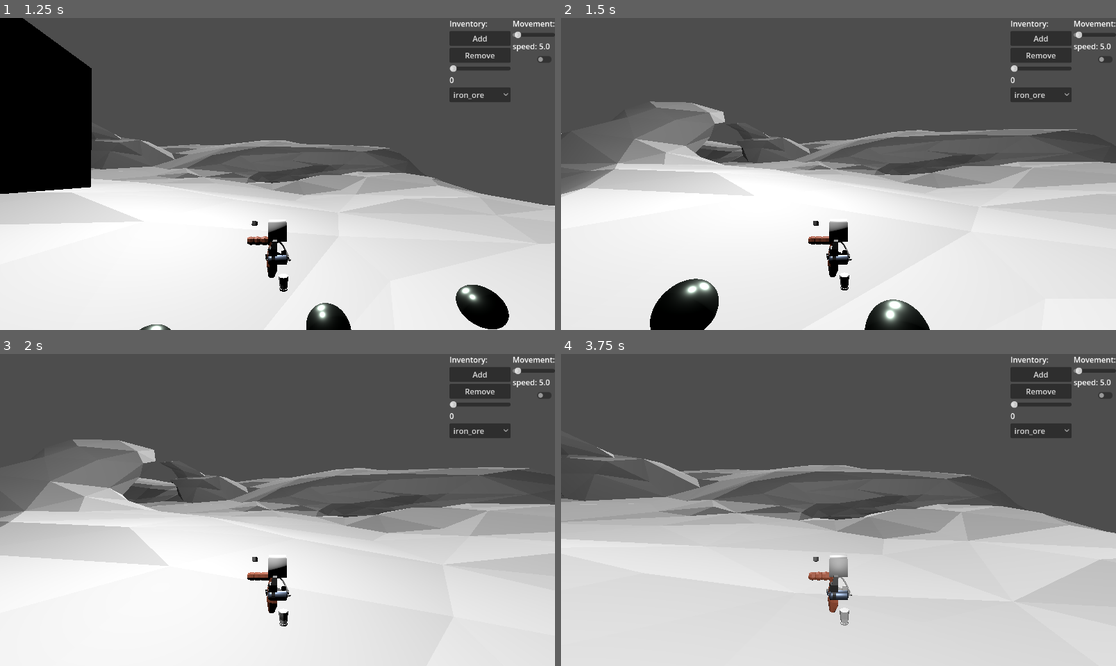
Above: before the commit, frames 1-4 (two rows, left to right).
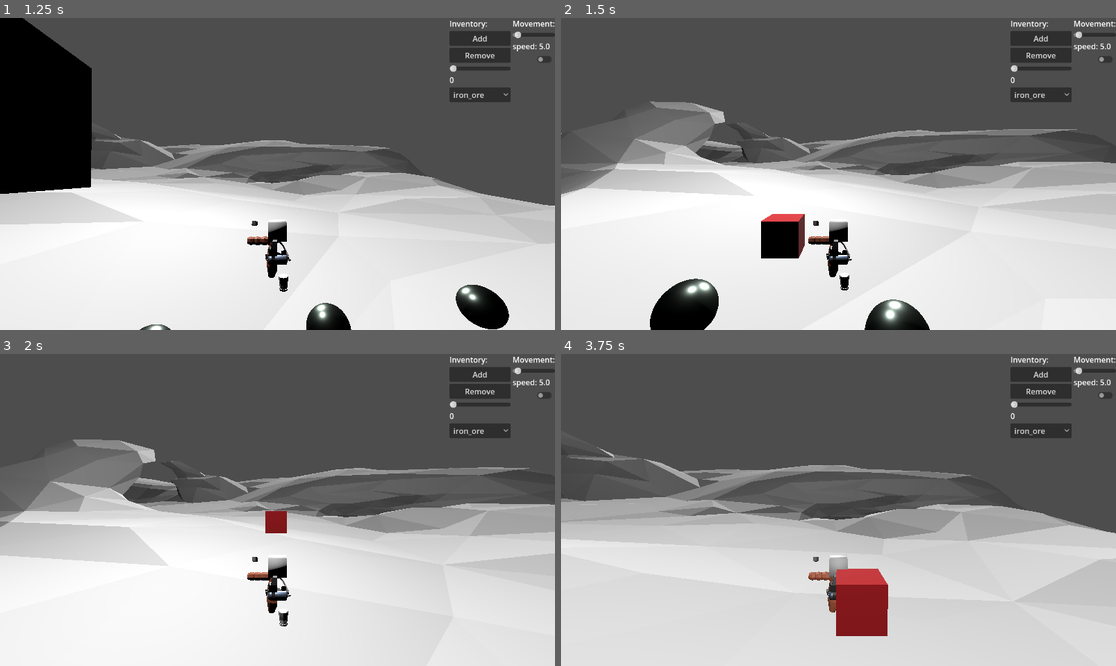
Above: after the commit, the same moments.

Repository: FyX0X/firkx-game-jam
Game: Godot game, scene res://main.tscn
Two runs of this game, one before a commit and one after it. Both use one fixed random seed, a clock stepped at 60 frames per second and the inputs below.
Inputs (mouse positions are in pixels of both pictures, inside the frame that each line leads up to):
- Up to frame 1 (1.25 s): tap Enter at 0.5 s; move the mouse to (305, 174) at 0.52 s; press the mouse at (305, 174) at 0.53 s; hold W (forward) from 0.53 s (still down); tap Space (jump) at 0.77 s
- Up to frame 2 (1.5 s): keep holding W (forward); move the mouse to (810, 174) at 1.27 s; release the mouse at (810, 174) at 1.28 s; tap B (build) at 1.35 s
- Up to frame 3 (2 s): keep holding W (forward); tap Space (jump) at 1.52 s
- Up to frame 4 (3.75 s): keep holding W (forward); move the mouse to (849, 503) at 2.02 s; hold Ctrl (crouch) 2.03-2.78 s; move the mouse to (832, 516) at 2.77 s; tap E (interact) at 2.85 s; click (832, 516) at 2.92 s; tap Space (jump) at 3.02 s; move the mouse to (877, 513) at 3.52 s; hold Mouse wheel down (scroll_down) from 3.53 s (still down)

Frame 1 is identical in both runs. In frame 2, 1.1% of the frame differs, in the area x 36-44%, y 62-78%; in frame 3, 0.3%; in frame 4, 2.0%, in the area x 49-59%, y 68-91%.

Commit message:
Fixed that the building did not take away your ressources when placed

Diff:
--- a/Buildings/buildings.gd
+++ b/Buildings/buildings.gd
@@ -4,7 +4,7 @@
 var health : int
 var process_speed : float = 0.5 #base_speed
 var buffer : float = 0.0
-var cost : Dictionary
+var cost : Dictionary = {"iron":5}
 @onready var inventory : Inventory = $Inventory
 
 
@@ -22,12 +22,11 @@
 func is_placeable():
 	return clipping_hitbox.get_overlapping_bodies().is_empty() and not floating_hitbox.get_overlapping_bodies().is_empty()
 
-
 func _process(_delta: float) -> void:
 	# Uniquement actif pendant le mode hologramme
 	if not is_hologram:
 		return
-	can_place = is_placeable()
+	can_place = is_placeable() and get_parent().get_node("Placement").has_enough_resources()
 	model.material_override = blue_material if can_place else red_material
 
 func set_hologram_mode(enabled: bool) -> void:
@@ -41,6 +40,7 @@
 	model.material_override = null
 	clipping_hitbox.queue_free()
 	floating_hitbox.queue_free()
+	print(get_parent())
 
 func get_inventory() -> Inventory:
 	return inventory;
--- a/Placement/placement.gd
+++ b/Placement/placement.gd
@@ -20,7 +20,6 @@
 func _ready() -> void:
 	objects.append(preload("res://Buildings/Drills/drill.tscn"))
 	objects.append(preload("res://Buildings/Factory/factory.tscn"))
-	pass
 
 
 func _process(_delta: float) -> void:
@@ -35,24 +34,24 @@
 
 
 func _update_hologram() -> void:
-
 	if ray.is_colliding():
 		var snap_pos := snap_to_grid(ray.get_collision_point()) + Vector3(0,0.5,0)
 		hologram.global_position = hologram.global_position.lerp(snap_pos, 0.1)
 	else:
-		var snap_pos = ray.target_position
+		var snap_pos = ray.to_global(ray.target_position)
 		hologram.global_position = hologram.global_position.lerp(snap_pos, 0.1)
-
 
 	#if Input.is_action_just_pressed("rotate"):
 		#hologram.rotation.y += deg_to_rad(90)
-	var can : bool = _has_enough_resources()
+	var can : bool = has_enough_resources()
 
 	if Input.is_action_just_pressed("attack") and hologram.is_placeable() and can:
 		_place_building()
 
 
-func _has_enough_resources() -> bool:
+func has_enough_resources() -> bool:
+	if hologram == null:
+		return false
 	var inventory = get_parent().get_node("Inventory")
 	for item in hologram.cost:
 		if not inventory.has_item(item, hologram.cost[item]):
@@ -73,7 +72,10 @@
 	building_placed.emit(instance)
 
 	hologram.queue_free()
+	print(hologram)
 	hologram = null
+	print(hologram)
+
 
 
 func spawn_hologram() -> void:
@@ -81,8 +83,6 @@
 	get_parent().add_child(hologram)
 	hologram.global_position = ray.get_collision_point()
 	hologram.set_hologram_mode(true)
-
-	print(hologram)
 
 
 func object_change(direction: int) -> void:
